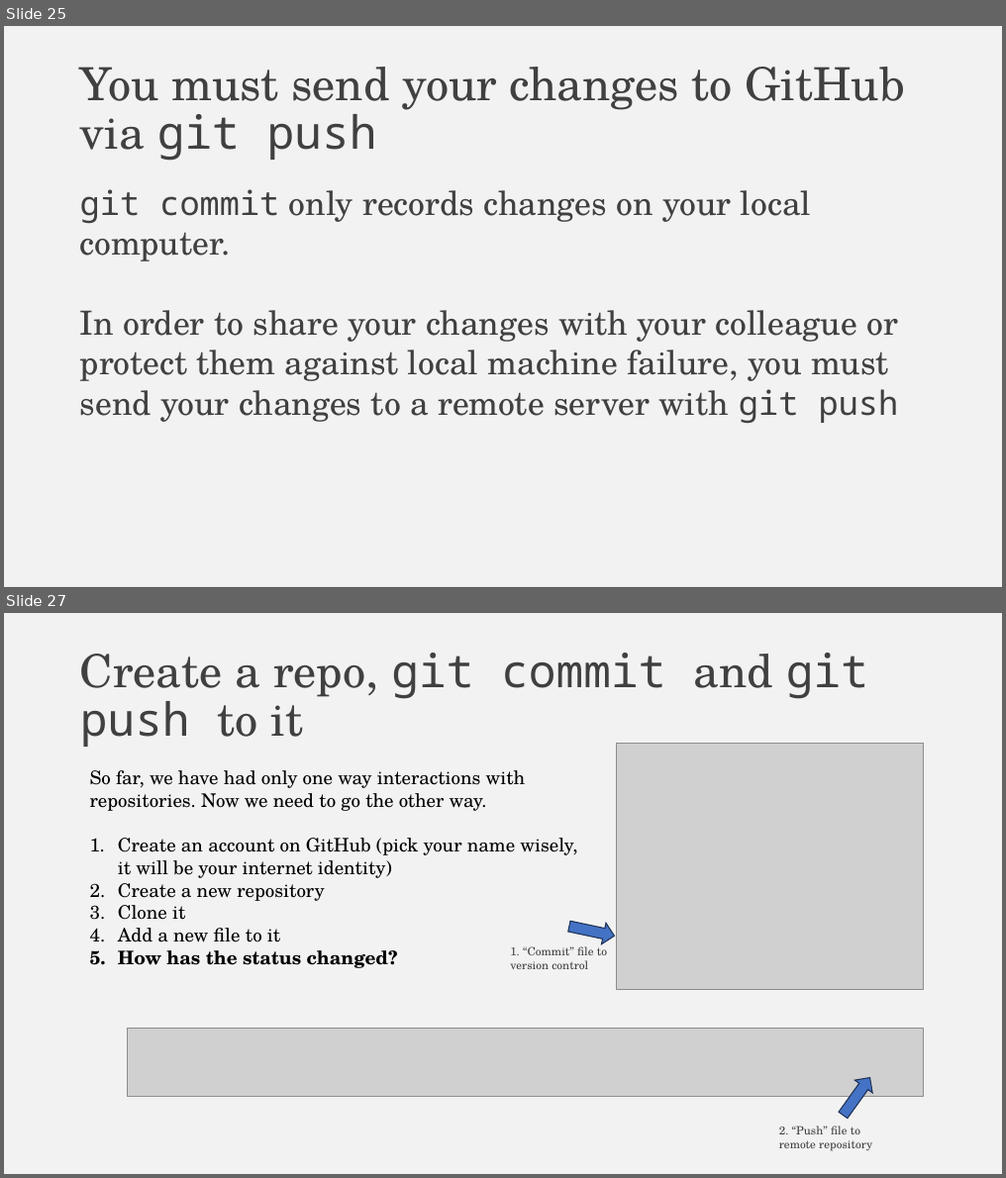
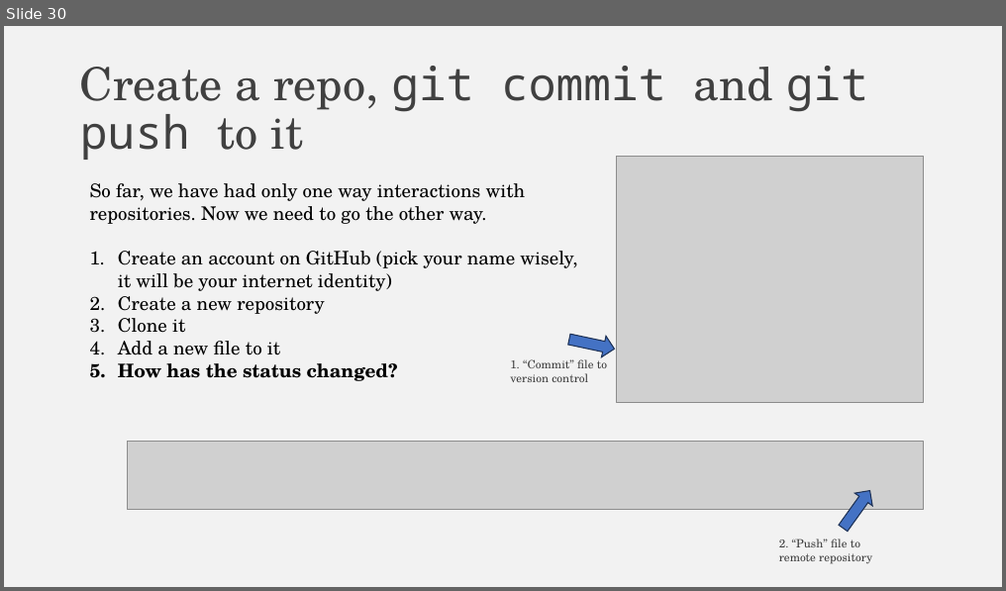
Before and after one commit to falconair/ProgrammingForAnalytics, a slide deck: lectures/050_git_version_control/Why do you need version control.pptx. Shown one above the other, each under a label of ours: slides 25 and 27 before the commit, slide 30 after it; the slides between them are not shown. The pictures are 1006x1178 and 1006x591 pixels, drawn with LibreOffice and Linux fonts; fonts in the diff are those of the drawing; grey boxes stand for pictures. Boxes give left, top, right and bottom in pixels: in the first picture for what was removed or moved away, otherwise in the second. Text is boxed around its words. In the diff, an @@ line names an element or a change of style, - is before the commit and + after.

```diff
--- a/lectures/050_git_version_control/Why do you need version control.pptx
+++ b/lectures/050_git_version_control/Why do you need version control.pptx
@@ slide 25 removed at bbox=[4, 26, 1002, 587], background #F2F2F2 @@
@@ title removed at bbox=[80, 67, 905, 161] @@
-You must send your changes to GitHub via git push
@@ text removed at bbox=[80, 189, 899, 423] @@
-git commit only records changes on your local computer.
-In order to share your changes with your colleague or protect them against local machine failure, you must send your changes to a remote server with git push
@@ what was slide 27 is now slide 30 @@
```
Also in this commit, not shown: 2 slides changed, 14 slides added, 8 other slides removed.
